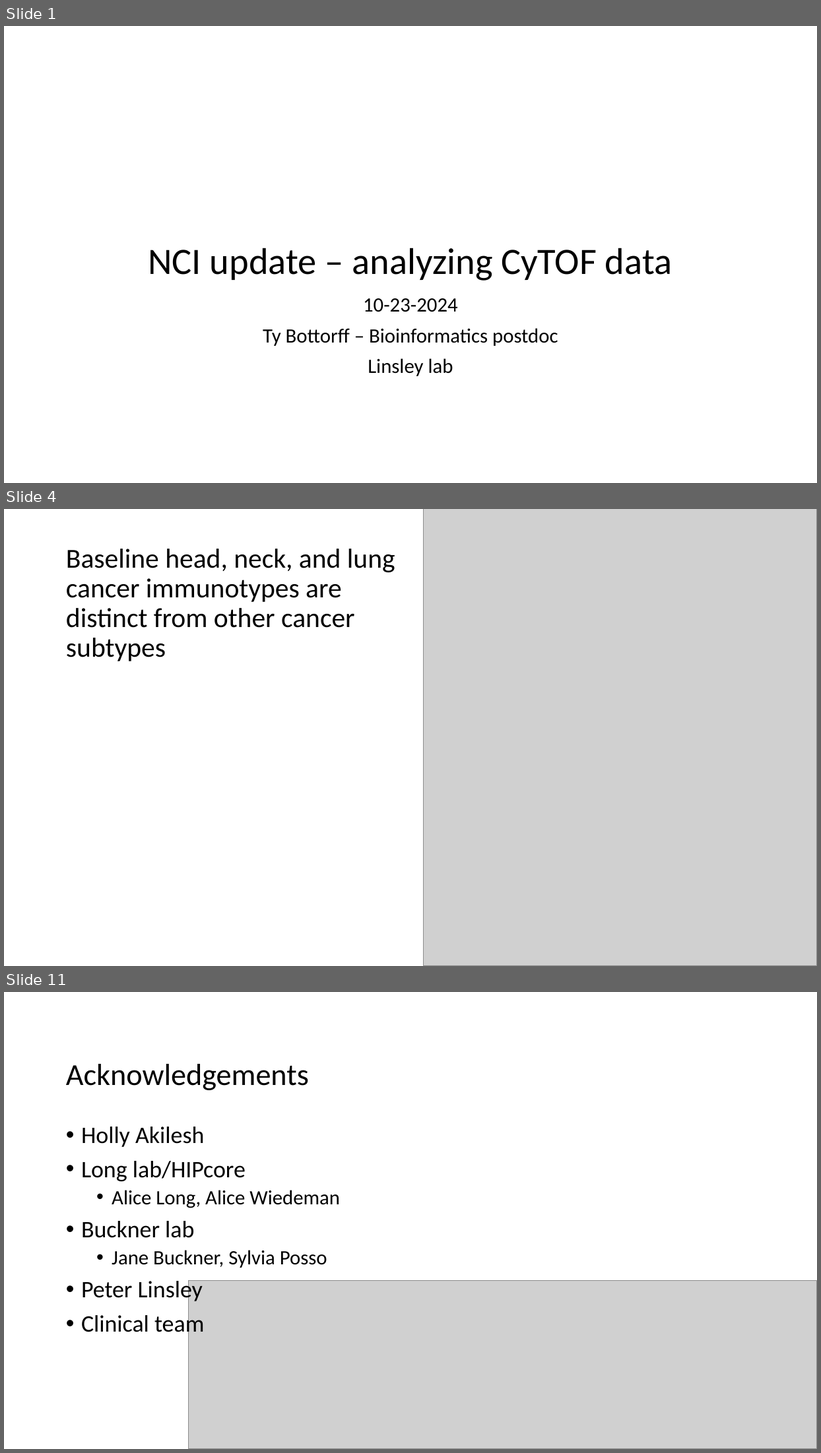
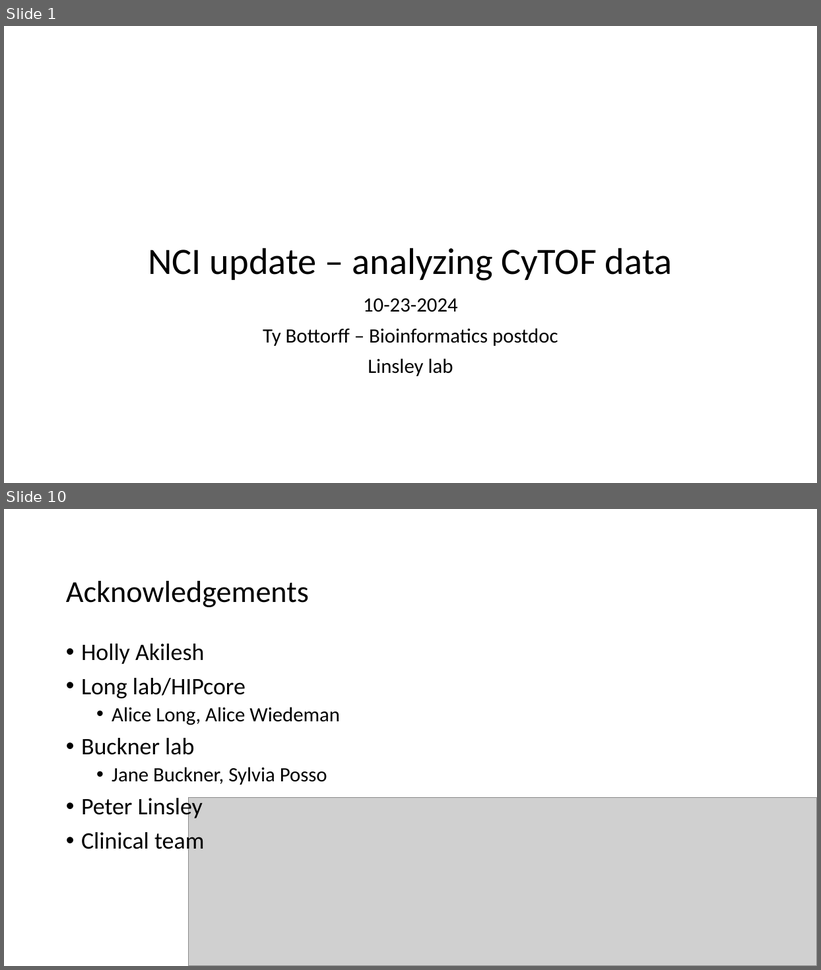
Before and after one commit to tybottorff/bottorffdocs, a slide deck: presentations/NCI_talks/2024_10_23.pptx. Shown one above the other, each under a label of ours: slides 1, 4 and 11 before the commit, slides 1 and 10 after it; the slides between them are not shown. The pictures are 821x1453 and 821x970 pixels, drawn with LibreOffice and Linux fonts; fonts in the diff are those of the drawing; grey boxes stand for pictures. Boxes give left, top, right and bottom in pixels: in the first picture for what was removed or moved away, otherwise in the second. Text is boxed around its words. In the diff, an @@ line names an element or a change of style, - is before the commit and + after.

```diff
--- a/presentations/NCI_talks/2024_10_23.pptx
+++ b/presentations/NCI_talks/2024_10_23.pptx
@@ slide 4 removed at box(4, 509, 817, 966), background #FFFFFF @@
@@ picture removed at box(424, 509, 817, 966) @@
@@ title removed at box(66, 549, 395, 661) @@
-Baseline head, neck, and lung cancer immunotypes are distinct from other cancer subtypes
@@ what was slide 11 is now slide 10 @@
```
Also in this commit, not shown: 6 slides changed, 2 slides added, 3 other slides removed.
